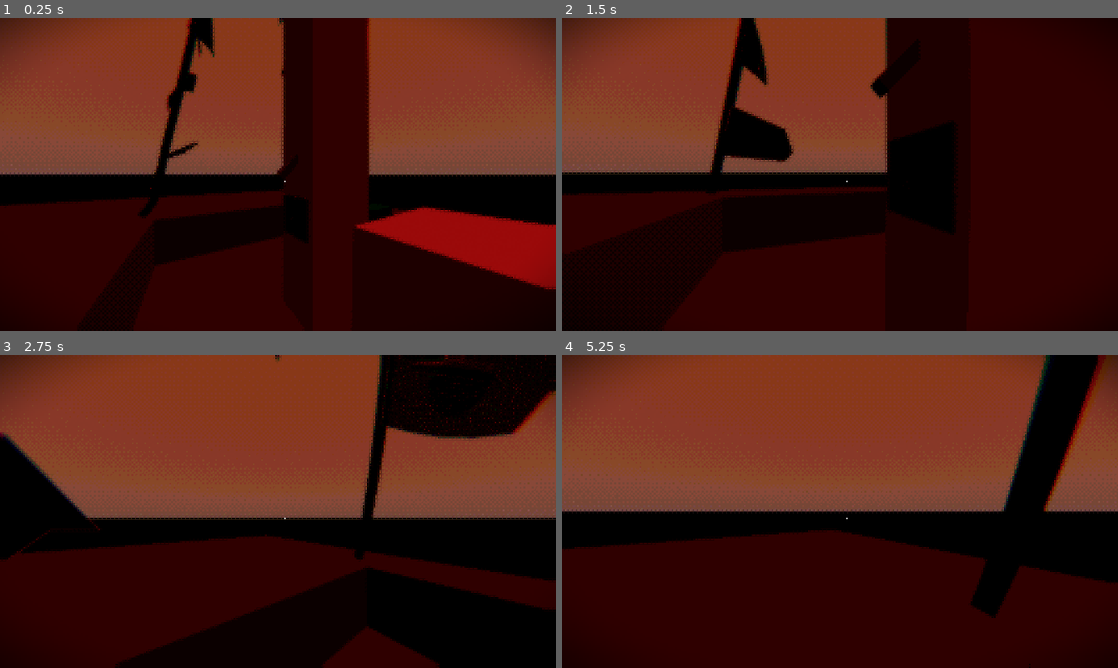
Above: before the commit, frames 1-4 (two rows, left to right).
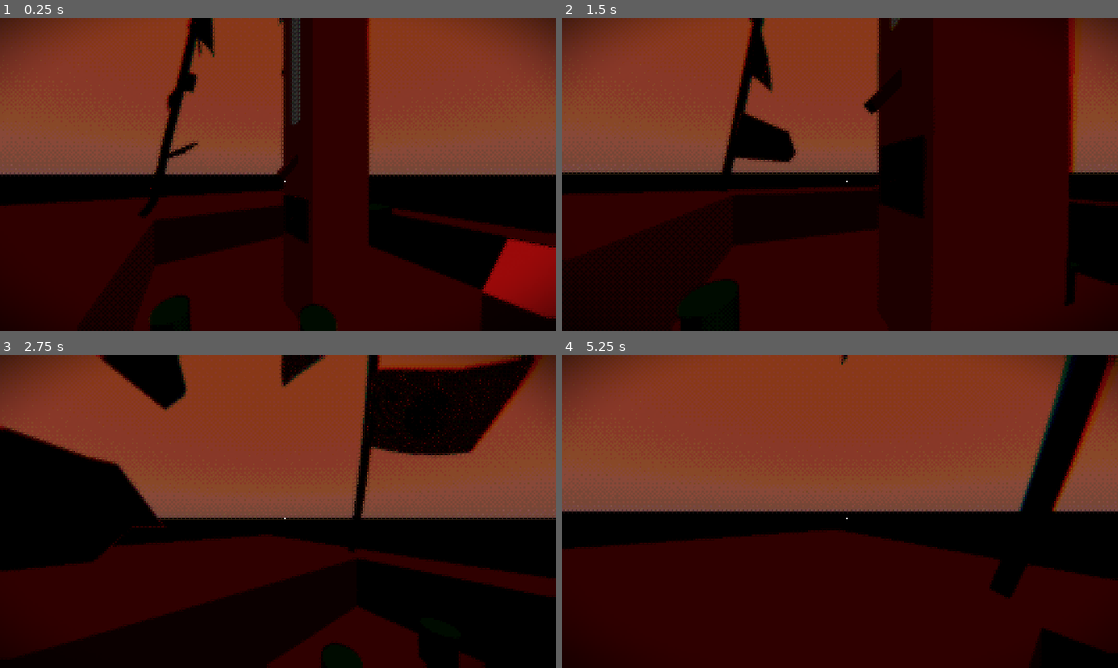
Above: after the commit, the same moments.

Repository: Floorban/HorrorBalloon
Game: Godot game, scene res://levels/main.tscn
Same seed, same stepped clock (60 frames per second), same inputs: the game is played once before the commit and once after it. Sound files missing from this copy of the repository are replaced by a short silence.
Inputs (mouse positions are in pixels of both pictures, inside the frame that each line leads up to):
- Up to frame 1 (0.25 s): no input
- Up to frame 2 (1.5 s): move the mouse to (867, 174) at 0.52 s; hold Ctrl (crouch) 0.53-1.28 s; hold W (forward) from 0.53 s (still down); move the mouse to (812, 174) at 1.27 s; click (812, 174) at 1.35 s
- Up to frame 3 (2.75 s): keep holding W (forward); move the mouse to (289, 505) at 2.02 s; right-click (289, 505) at 2.1 s
- Up to frame 4 (5.25 s): keep holding W (forward); move the mouse to (834, 517) at 2.77 s; tap Shift (sprint) at 2.85 s; move the mouse to (878, 514) at 3.52 s; hold Ctrl (crouch) 3.53-4.28 s; move the mouse to (795, 508) at 4.27 s; click (795, 508) at 4.35 s; move the mouse to (845, 511) at 5.02 s; right-click (845, 511) at 5.1 s

The runs differ from the first frame. In frame 1, 7.8% of the frame differs, in the area x 27-100%, y 0-100%; in frame 2, 15%; in frame 3, 21%, in the area x 0-100%, y 0-100%; in frame 4, 5.9%.

Commit message:
balloon control

Diff:
--- a/Balloon/balloon.tscn
+++ b/Balloon/balloon.tscn
@@ -19,19 +19,19 @@
 
 [sub_resource type="ImmediateMesh" id="ImmediateMesh_uro0l"]
 resource_local_to_scene = true
-metadata/creation_stamp = 11892579987539
+metadata/creation_stamp = 4954479750191
 
 [sub_resource type="ImmediateMesh" id="ImmediateMesh_rdoix"]
 resource_local_to_scene = true
-metadata/creation_stamp = 11892596764752
+metadata/creation_stamp = 4954496527430
 
 [sub_resource type="ImmediateMesh" id="ImmediateMesh_06xpq"]
 resource_local_to_scene = true
-metadata/creation_stamp = 11892613541974
+metadata/creation_stamp = 4954513305304
 
 [sub_resource type="ImmediateMesh" id="ImmediateMesh_mp4s2"]
 resource_local_to_scene = true
-metadata/creation_stamp = 11892630319195
+metadata/creation_stamp = 4954530082495
 
 [node name="Balloon" type="RigidBody3D" groups=["balloon"]]
 transform = Transform3D(1, 0, 0, 0, 1, 0, 0, 0, 1, -1.1753211, 0.73615074, -1.0266254)
@@ -163,13 +163,6 @@
 [node name="Oven" parent="Mesh/Objects" instance=ExtResource("4_t01tp")]
 transform = Transform3D(0.06, 0, 0, 0, 0.06, 0, 0, 0, 0.06, 0, -0.032836635, 0)
 
-[node name="InteractionComponent" parent="Mesh/Objects/Oven/DoorSmall/PivotPoint/Door" index="2"]
-_maximum_rotation = 1.4575697530163154e-07
-
-[node name="InteractionComponent" parent="Mesh/Objects/Oven/Switch/Switch" index="2" node_paths=PackedStringArray("nodes_to_affect")]
-_maximum_rotation = 0.7817541897958497
-nodes_to_affect = [NodePath("../../../../../..")]
-
 [node name="Flags" type="Node3D" parent="Mesh/Objects"]
 
 [node name="Flags1" type="Node3D" parent="Mesh/Objects/Flags" node_paths=PackedStringArray("attached_rope")]
@@ -223,7 +216,3 @@
 [node name="GroundCheck" type="RayCast3D" parent="."]
 target_position = Vector3(0, -2, 0)
 hit_from_inside = true
-
-[editable path="Mesh/Objects/Oven"]
-[editable path="Mesh/Objects/Oven/DoorSmall"]
-[editable path="Mesh/Objects/Oven/Switch"]
--- a/balloon/fuel_bar.tscn
+++ b/balloon/fuel_bar.tscn
@@ -1,5 +1,35 @@
-[gd_scene format=3 uid="uid://dca55ae8akhka"]
+[gd_scene load_steps=3 format=3 uid="uid://dca55ae8akhka"]
+
+[sub_resource type="StyleBoxFlat" id="StyleBoxFlat_qwilb"]
+bg_color = Color(0.19434926, 0.19434929, 0.19434917, 1)
+border_width_left = 1
+border_width_top = 2
+border_width_right = 1
+border_width_bottom = 2
+border_color = Color(0.22310287, 0.22310293, 0.22310272, 1)
+corner_radius_top_left = 2
+corner_radius_top_right = 2
+corner_radius_bottom_right = 2
+corner_radius_bottom_left = 2
+shadow_size = 3
+
+[sub_resource type="StyleBoxFlat" id="StyleBoxFlat_aj1lb"]
+bg_color = Color(0.7440836, 0.17985019, 0.24165395, 1)
+border_width_left = 5
+border_width_top = 2
+border_width_right = 5
+border_width_bottom = 2
+border_color = Color(0.8, 0.8, 0.8, 0)
+corner_radius_top_left = 1
+corner_radius_top_right = 1
+corner_radius_bottom_right = 1
+corner_radius_bottom_left = 1
 
 [node name="FuelBar" type="ProgressBar"]
 offset_right = 20.0
 offset_bottom = 150.0
+theme_override_styles/background = SubResource("StyleBoxFlat_qwilb")
+theme_override_styles/fill = SubResource("StyleBoxFlat_aj1lb")
+value = 50.0
+fill_mode = 3
+show_percentage = false
--- a/balloon/objects/oven.gd
+++ b/balloon/objects/oven.gd
@@ -4,19 +4,25 @@
 const MAX_FUEL: float = 100.0
 var current_fuel: float = 0.0
 
-var fule_conversion_rate: float = 0.8
-var burning_rate: float = 5.0
+var fule_conversion_rate: float = 0.9
+var burning_rate: float = 1.0
 
+@onready var fuel_bar: ProgressBar = $SubViewport/FuelBar
 @onready var fuel_area: Area3D = $FuelArea
 var objs_to_burn: Array[InteractionHolddable] = []
 
 func _ready() -> void:
+	if fuel_bar:
+		fuel_bar.max_value = MAX_FUEL
+		fuel_bar.value = current_fuel
 	fuel_area.body_entered.connect(collect_fuel)
 	fuel_area.body_exited.connect(remove_fuel)
 
 func _process(delta: float) -> void:
 	if current_fuel > 0.0:
 		current_fuel = max(current_fuel - burning_rate * delta, 0.0)
+	if fuel_bar:
+		fuel_bar.value = current_fuel
 
 func execute(_percentage: float) -> void:
 	print("execute called on:", self.name)
--- a/balloon/objects/oven.tscn
+++ b/balloon/objects/oven.tscn
@@ -1,9 +1,10 @@
-[gd_scene load_steps=9 format=3 uid="uid://dduhus42o4l1a"]
+[gd_scene load_steps=11 format=3 uid="uid://dduhus42o4l1a"]
 
 [ext_resource type="ArrayMesh" uid="uid://bfa1g6d87pqpp" path="res://oven.res" id="1_7twr4"]
 [ext_resource type="Script" uid="uid://op0g3x7fo88x" path="res://balloon/objects/oven.gd" id="2_0qg0s"]
 [ext_resource type="PackedScene" uid="uid://d147nb65gyp54" path="res://interaction/door/door_small.tscn" id="3_w7bsp"]
 [ext_resource type="PackedScene" uid="uid://cprcy3ipbbl73" path="res://interaction/switch/switch.tscn" id="6_o72q4"]
+[ext_resource type="PackedScene" uid="uid://dca55ae8akhka" path="res://balloon/fuel_bar.tscn" id="6_sicut"]
 [ext_resource type="PackedScene" uid="uid://d1sqshmjfpjfq" path="res://flame.tscn" id="10_71bfn"]
 
 [sub_resource type="CylinderShape3D" id="CylinderShape3D_o72q4"]
@@ -16,6 +17,9 @@
 [sub_resource type="BoxShape3D" id="BoxShape3D_71bfn"]
 size = Vector3(2.7851563, 2.336792, 1.7451172)
 
+[sub_resource type="ViewportTexture" id="ViewportTexture_sicut"]
+viewport_path = NodePath("SubViewport")
+
 [node name="OvenMesh" type="MeshInstance3D"]
 transform = Transform3D(-4.371139e-08, 0, 1, 0, 1, 0, -1, 0, -4.371139e-08, 0, 0, 0)
 mesh = ExtResource("1_7twr4")
@@ -26,7 +30,6 @@
 transform = Transform3D(-7.212379e-08, 0, -1.65, 0, 1.6500005, 0, 1.65, 0, -7.212379e-08, 1.6799608, 4.7808523, -0.81751883)
 
 [node name="InteractionComponent" parent="DoorSmall/PivotPoint/Door" index="2" node_paths=PackedStringArray("nodes_to_affect")]
-_maximum_rotation = 0.027415567780803774
 nodes_to_affect = [NodePath("../../../..")]
 
 [node name="Switch" parent="." instance=ExtResource("6_o72q4")]
@@ -62,4 +65,15 @@
 [node name="Flame" parent="." instance=ExtResource("10_71bfn")]
 transform = Transform3D(1, 0, 0, 0, 1, 0, 0, 0, 1, 0, 18.331894, 0)
 
+[node name="SubViewport" type="SubViewport" parent="."]
+transparent_bg = true
+size = Vector2i(20, 150)
+
+[node name="FuelBar" parent="SubViewport" instance=ExtResource("6_sicut")]
+
+[node name="Sprite3D" type="Sprite3D" parent="."]
+transform = Transform3D(-1.3113416e-07, 0, 3, 0, 3, 0, -3, 0, -1.3113416e-07, 1.7374583, 11.667604, 0.06410785)
+texture_filter = 0
+texture = SubResource("ViewportTexture_sicut")
+
 [editable path="DoorSmall"]
--- a/interaction/collectable/interaction_collectable.gd
+++ b/interaction/collectable/interaction_collectable.gd
@@ -1,4 +1,3 @@
-@tool
 extends InteractionComponent
 class_name InteractionCollectable
 
--- a/interaction/door/door_small.tscn
+++ b/interaction/door/door_small.tscn
@@ -34,14 +34,12 @@
 transform = Transform3D(1, 0, 0, 0, 1, 0, 0, 0, 1, 0.8, 1.3, 0)
 shape = SubResource("BoxShape3D_encw8")
 
-[node name="InteractionComponent" parent="PivotPoint/Door" node_paths=PackedStringArray("_pivot_point", "object_ref") instance=ExtResource("2_ewslu")]
+[node name="InteractionComponent" parent="PivotPoint/Door" node_paths=PackedStringArray("object_ref", "pivot_point") instance=ExtResource("2_ewslu")]
 script = ExtResource("3_vom5i")
 door_smoothing = 80.0
 is_locked = false
-_pivot_point = NodePath("../..")
-_maximum_rotation = 90.0
-_nodes_to_affect = Array[Node]([])
 object_ref = NodePath("../../..")
+pivot_point = NodePath("../..")
 primary_se = ExtResource("4_e4mx4")
 secondary_se = ExtResource("5_nux0q")
 tertiary_se = ExtResource("6_2xoaw")
--- a/interaction/door/interaction_door.gd
+++ b/interaction/door/interaction_door.gd
@@ -1,4 +1,3 @@
-@tool
 extends InteractionComponent
 class_name InteractionDoor
 
@@ -140,38 +139,3 @@
 		# Stop completely once inaudible
 		if new_vol < 0.001:
 			primary_audio_player.stop()
-
-func _get_property_list() -> Array[Dictionary]:
-	var ret: Array[Dictionary] = []
-	ret.append({
-		"name": "_pivot_point",
-		"type": TYPE_OBJECT,
-		"hint": PROPERTY_HINT_NODE_TYPE,
-		"hint_string": "Node3D"
-	})
-	ret.append({
-		"name": "_maximum_rotation",
-		"type": TYPE_FLOAT,
-	})
-	return ret
-
-func _set(prop_name: StringName, val) -> bool:
-	var retval := true
-	match prop_name:
-		"_pivot_point":
-			pivot_point = val
-			notify_property_list_changed()
-		"_maximum_rotation":
-			maximum_rotation = val
-			notify_property_list_changed()
-		_:
-			retval = false
-	return retval
-
-func _get(prop_name: StringName):
-	match prop_name:
-		"_pivot_point":
-			return pivot_point
-		"_maximum_rotation":
-			return maximum_rotation
-	return null
--- a/interaction/draggable/interaction_draggable.gd
+++ b/interaction/draggable/interaction_draggable.gd
@@ -1,4 +1,3 @@
-@tool
 extends InteractionComponent
 class_name InteractionDraggable
 
--- a/interaction/holddable/interaction_holddable.gd
+++ b/interaction/holddable/interaction_holddable.gd
@@ -1,4 +1,3 @@
-@tool
 extends InteractionComponent
 class_name InteractionHolddable
 
--- a/interaction/holddable/log_1.tscn
+++ b/interaction/holddable/log_1.tscn
@@ -35,5 +35,5 @@
 
 [node name="InteractionComponent" parent="." node_paths=PackedStringArray("object_ref") instance=ExtResource("2_1tegc")]
 script = ExtResource("3_wa4m8")
-fuel_amount = 10.0
+fuel_amount = 50.0
 object_ref = NodePath("..")
--- a/interaction/interaction_component.gd
+++ b/interaction/interaction_component.gd
@@ -1,12 +1,11 @@
-@tool
 class_name InteractionComponent
 extends Node
 
 @export var object_ref: Node3D
 @export var nodes_to_affect: Array[Node]
 
-var pivot_point: Node3D
-var maximum_rotation: float = 90
+@export var pivot_point: Node3D
+@export var maximum_rotation: float = 90
 var player : PlayerController
 
 # Common Variables
--- a/interaction/interaction_controller.gd
+++ b/interaction/interaction_controller.gd
@@ -24,12 +24,11 @@
 func _ready() -> void:
 	interactable_check.body_entered.connect(_collectible_item_entered_range)
 	interactable_check.body_exited.connect(_collectible_item_exited_range)
-	default_reticle.position.x  = get_viewport().size.x / 2 - default_reticle.texture.get_size().x / 2
-	default_reticle.position.y  = get_viewport().size.y / 2 - default_reticle.texture.get_size().y / 2
-	highlight_reticle.position.x  = get_viewport().size.x / 2 - highlight_reticle.texture.get_size().x / 2
-	highlight_reticle.position.y  = get_viewport().size.y / 2 - highlight_reticle.texture.get_size().y / 2
-	interacting_reticle.position.x  = get_viewport().size.x / 2 - interacting_reticle.texture.get_size().x / 2
-	interacting_reticle.position.y  = get_viewport().size.y / 2 - interacting_reticle.texture.get_size().y / 2
+
+	var screen_size = get_viewport().get_visible_rect().size
+	default_reticle.position = screen_size / 2 - default_reticle.texture.get_size() / 2
+	highlight_reticle.position = screen_size / 2 - highlight_reticle.texture.get_size() / 2
+	interacting_reticle.position = screen_size / 2 - interacting_reticle.texture.get_size() / 2
 
 func _process(_delta: float) -> void:
 	if not get_parent().can_move:
--- a/interaction/note/interaction_inspect.gd
+++ b/interaction/note/interaction_inspect.gd
@@ -1,4 +1,3 @@
-@tool
 extends InteractionComponent
 class_name InteractionInspect
 
--- a/interaction/switch/interaction_switch.gd
+++ b/interaction/switch/interaction_switch.gd
@@ -1,4 +1,3 @@
-@tool
 extends InteractionComponent
 class_name InteractionSwitch
 
@@ -14,6 +13,8 @@
 
 func _ready() -> void:
 	super._ready()
+	var balloon : BalloonController = get_tree().get_first_node_in_group("balloon") as BalloonController
+	if balloon: nodes_to_affect.append(balloon)
 	if object_ref: starting_rotation = object_ref.rotation.z
 	maximum_rotation = deg_to_rad(rad_to_deg(starting_rotation)+maximum_rotation)
 
@@ -110,37 +111,3 @@
 		# Stop completely once inaudible
 		if new_vol < 0.001:
 			primary_audio_player.stop()
-
-func _get_property_list() -> Array[Dictionary]:
-	var ret: Array[Dictionary] = []
-	ret.append({
-		"name": "_pivot_point",
-		"type": TYPE_OBJECT,
-		"hint": PROPERTY_HINT_NODE_TYPE,
-		"hint_string": "Node3D"
-	})
-	ret.append({
-		"name": "_maximum_rotation",
-		"type": TYPE_FLOAT,
-	})
-	return ret
-
-func _set(prop_name: StringName, val) -> bool:
-	var retval := true
-	match prop_name:
-		"_pivot_point":
-			pivot_point = val
-		"_maximum_rotation":
-			maximum_rotation = val
-		_:
-			retval = false
-	notify_property_list_changed()
-	return retval
-
-func _get(prop_name: StringName):
-	match prop_name:
-		"_pivot_point":
-			return pivot_point
-		"_maximum_rotation":
-			return maximum_rotation
-	return null
--- a/interaction/switch/switch.tscn
+++ b/interaction/switch/switch.tscn
@@ -21,11 +21,10 @@
 [node name="CollisionShape3D" type="CollisionShape3D" parent="Switch"]
 shape = SubResource("BoxShape3D_bd5kx")
 
-[node name="InteractionComponent" parent="Switch" node_paths=PackedStringArray("_pivot_point", "object_ref") instance=ExtResource("1_bd5kx")]
+[node name="InteractionComponent" parent="Switch" node_paths=PackedStringArray("object_ref", "pivot_point") instance=ExtResource("1_bd5kx")]
 script = ExtResource("2_r437o")
-_pivot_point = NodePath("..")
-_maximum_rotation = 90.0
 object_ref = NodePath("../..")
+pivot_point = NodePath("..")
 primary_se = ExtResource("3_mkcad")
 secondary_se = ExtResource("4_25sgr")
 tertiary_se = ExtResource("3_mkcad")
--- a/interaction/wheel/interaction_wheel.gd
+++ b/interaction/wheel/interaction_wheel.gd
@@ -1,4 +1,3 @@
-@tool
 extends InteractionComponent
 class_name InteractionWheel
 
@@ -120,33 +119,3 @@
 		# Stop completely once inaudible
 		if new_vol < 0.001:
 			primary_audio_player.stop()
-
-func _get_property_list() -> Array[Dictionary]:
-	var ret: Array[Dictionary] = []
-	ret.append({
-		"name": "_maximum_rotation",
-		"type": TYPE_FLOAT,
-	})
-	ret.append({
-		"name": "nodes_to_affect",
-		"type": TYPE_ARRAY,
-		"hint": PROPERTY_HINT_TYPE_STRING,
-		"hint_string": "Node"
-	})
-	return ret
-
-func _set(prop_name: StringName, val) -> bool:
-	var retval := true
-	match prop_name:
-		"_maximum_rotation":
-			maximum_rotation = val
-		_:
-			retval = false
-	notify_property_list_changed()
-	return retval
-
-func _get(prop_name: StringName):
-	match prop_name:
-		"_maximum_rotation":
-			return maximum_rotation
-	return null
--- a/levels/main.tscn
+++ b/levels/main.tscn
@@ -121,15 +121,24 @@
 transform = Transform3D(1, 0, 0, 0, 1, 0, 0, 0, 1, -1.1780186, 1.7767951, 0)
 
 [node name="Cube_5kg" parent="Balloon" instance=ExtResource("5_ifaiv")]
-transform = Transform3D(1, 0, 0, 0, 1, 0, 0, 0, 1, 1.342706, 1.3784277, -1.8349178)
+transform = Transform3D(-0.050558, 0.99872124, 0, -0.99872124, -0.050558, 0, 0, 0, 1, -1.390419, 1.3784277, -1.8349178)
 contact_monitor = true
 max_contacts_reported = 1
 
-[node name="Log1" parent="." instance=ExtResource("6_5k4jt")]
-transform = Transform3D(1, 0, 0, 0, 1, 0, 0, 0, 1, -23.4512, 14.131884, -2.2662067)
+[node name="Log1" parent="Balloon" instance=ExtResource("6_5k4jt")]
+transform = Transform3D(-0.9169348, 0, 0.3990371, 0, 1, 0, -0.3990371, 0, -0.9169348, -2.2241611, 1.2795086, 1.3332355)
 
-[node name="Log2" parent="." instance=ExtResource("6_5k4jt")]
-transform = Transform3D(1, 0, 0, 0, 1, 0, 0, 0, 1, -25.069742, 14.131884, -1.5506699)
+[node name="Log2" parent="Balloon" instance=ExtResource("6_5k4jt")]
+transform = Transform3D(-0.9169348, 0, 0.3990371, 0, 1, 0, -0.3990371, 0, -0.9169348, -0.45453835, 1.2795086, 1.3229936)
 
-[node name="Log3" parent="." instance=ExtResource("6_5k4jt")]
-transform = Transform3D(1, 0, 0, 0, 1, 0, 0, 0, 1, -25.069742, 14.131884, -2.115838)
+[node name="Log3" parent="Balloon" instance=ExtResource("6_5k4jt")]
+transform = Transform3D(-0.9169348, 0, 0.3990371, 0, 1, 0, -0.3990371, 0, -0.9169348, -0.68006134, 1.2795086, 1.8412161)
+
+[node name="Log4" parent="Balloon" instance=ExtResource("6_5k4jt")]
+transform = Transform3D(0.52267706, 0, -0.8525307, 0, 1, 0, 0.8525307, 0, 0.52267706, 2.2057743, 0.76437664, 0.41985977)
+
+[node name="Log5" parent="Balloon" instance=ExtResource("6_5k4jt")]
+transform = Transform3D(0.52267706, 0, -0.8525307, 0, 1, 0, 0.8525307, 0, 0.52267706, 0.74978256, 0.76437664, -0.586002)
+
+[node name="Log6" parent="Balloon" instance=ExtResource("6_5k4jt")]
+transform = Transform3D(0.52267706, 0, -0.8525307, 0, 1, 0, 0.8525307, 0, 0.52267706, 1.2316055, 0.76437664, -0.8814025)
--- a/player/player.tscn
+++ b/player/player.tscn
@@ -137,6 +137,7 @@
 
 [node name="DefaultReticle" type="TextureRect" parent="GUI/ReticleLayer/Control"]
 unique_name_in_owner = true
+texture_filter = 1
 layout_mode = 0
 offset_right = 40.0
 offset_bottom = 40.0
@@ -145,20 +146,20 @@
 
 [node name="HighlightReticle" type="TextureRect" parent="GUI/ReticleLayer/Control"]
 unique_name_in_owner = true
+texture_filter = 1
 layout_mode = 0
 offset_right = 40.0
 offset_bottom = 40.0
 texture = ExtResource("3_qjkh3")
-stretch_mode = 3
 
 [node name="InteractingReticle" type="TextureRect" parent="GUI/ReticleLayer/Control"]
 unique_name_in_owner = true
 visible = false
+texture_filter = 1
 layout_mode = 0
 offset_right = 40.0
 offset_bottom = 40.0
 texture = ExtResource("4_g6k8r")
-stretch_mode = 3
 
 [node name="Debug" type="Label" parent="GUI/ReticleLayer/Control"]
 unique_name_in_owner = true
